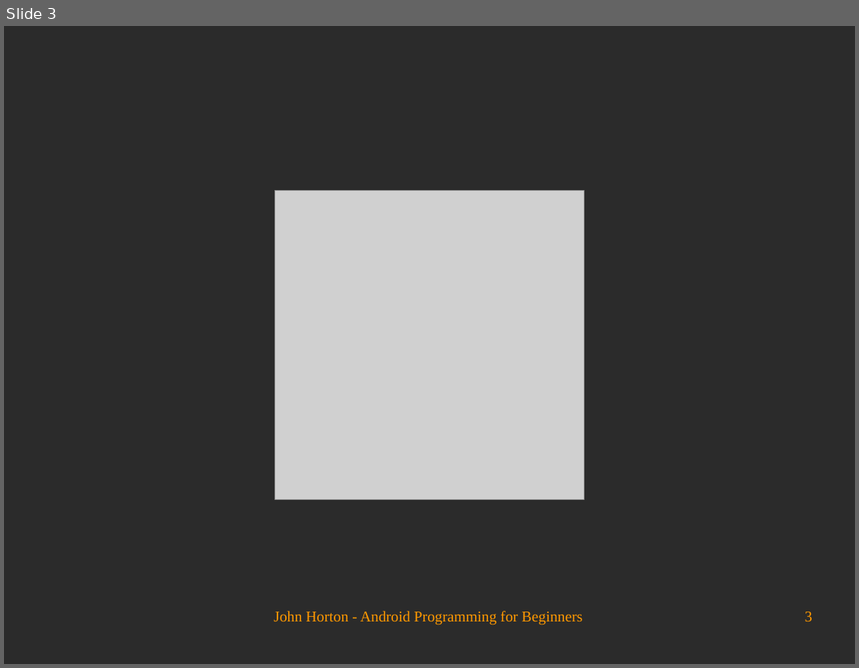
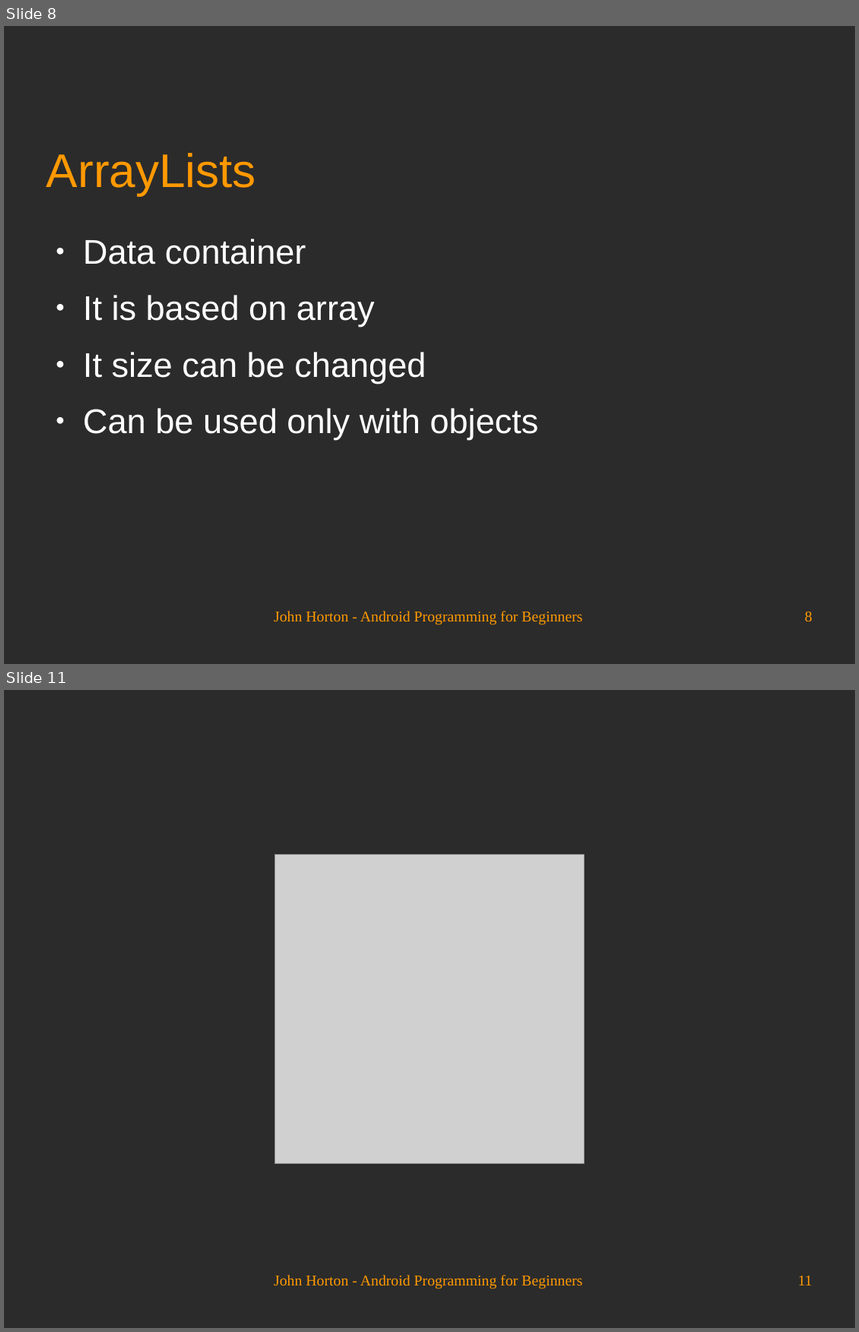
Before and after one commit to Academy-Soft-Intellect/Android-Programming-for-Beginners, a slide deck: 13_Handling_and_Displaying_Arrays_of_Data.odp. Shown one above the other, each under a label of ours: slide 3 before the commit, slides 8 and 11 after it; the slides between them are not shown. The pictures are 859x668 and 859x1332 pixels, drawn with LibreOffice and Linux fonts; fonts in the diff are those of the drawing; grey boxes stand for pictures; background and template pictures are left out; a plain dark background stands for a picture behind light text. Boxes give left, top, right and bottom in pixels: in the first picture for what was removed or moved away, otherwise in the second. Text is boxed around its words. In the diff, an @@ line names an element or a change of style, - is before the commit and + after.

```diff
--- a/13_Handling_and_Displaying_Arrays_of_Data.odp
+++ b/13_Handling_and_Displaying_Arrays_of_Data.odp
@@ slide 8 added at [4,26,855,664], background picture (left out) @@
@@ title added at [47,153,256,195], 44 pt, text #FF9900 @@
+ArrayLists
@@ text added at [83,239,539,439], 32 pt, text #FFFFFF @@
+● Data container
+● It is based on array
+● It size can be changed
+● Can be used only with objects
@@ text added at [274,611,582,626], 14 pt, text #FF9900 @@
+John Horton - Android Programming for Beginners
@@ page number added at [805,612,813,622], 14 pt, text #FF9900 @@
+8
@@ what was slide 3 is now slide 11 @@
@@ page number at [798,1276,813,1286]: text changed @@
-3
+11
```
Also in this commit, not shown: 2 slides changed, 7 other slides added.
